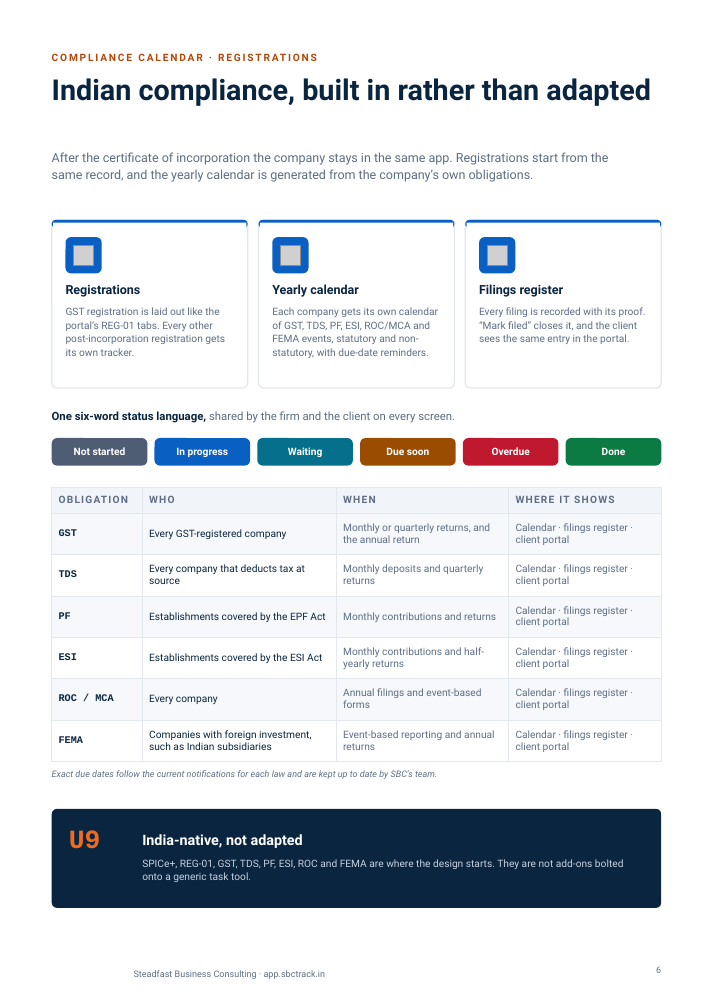
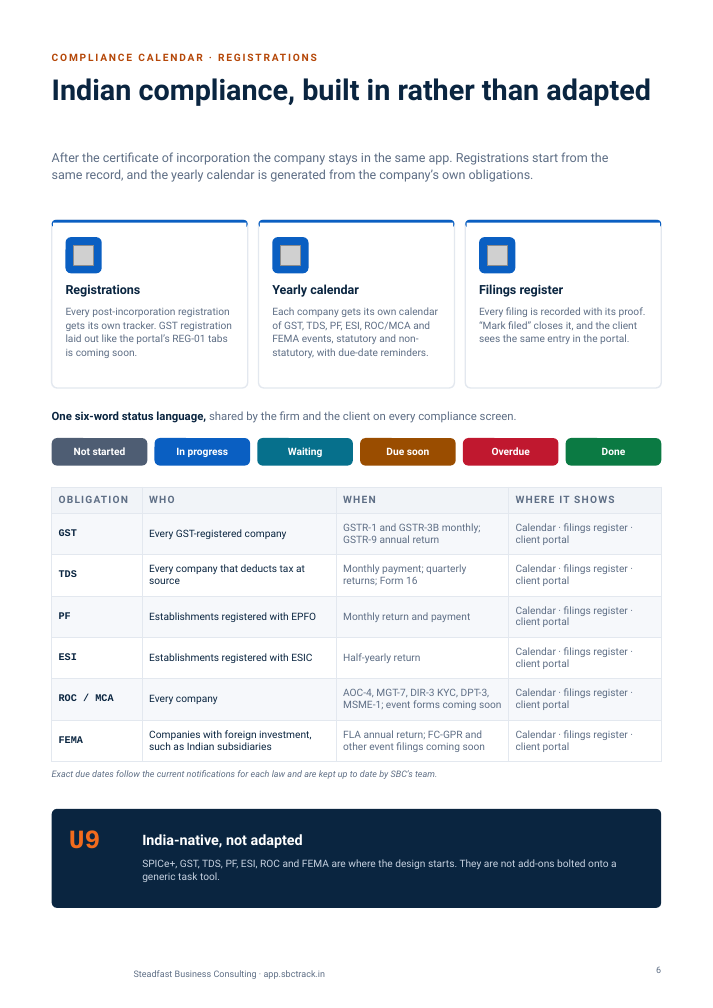
Before and after one commit to abdulfarhath7/vcfo_suite, a slide deck: slide 6 of docs/collateral/vcfo-suite/VCFO_Suite_Brochure.pptx. Drawn at 713x1008 pixels with LibreOffice and Linux fonts; fonts in the diff are those of the drawing; grey boxes stand for pictures; background and template pictures are left out. Boxes give left, top, right and bottom in pixels: in the first picture for what was removed or moved away, otherwise in the second. Text is boxed around its words. In the diff, an @@ line names an element or a change of style, - is before the commit and + after.

```diff
--- a/docs/collateral/vcfo-suite/VCFO_Suite_Brochure.pptx
+++ b/docs/collateral/vcfo-suite/VCFO_Suite_Brochure.pptx
@@ text at [66,308,232,358]: text changed @@
-GST registration is laid out like the portal’s REG-01 tabs. Every other post-incorporation registration gets its own tracker.
+Every post-incorporation registration gets its own tracker. GST registration laid out like the portal’s REG-01 tabs is coming soon.
@@ text at [52,411,517,423]: text changed @@
-One six-word status language, shared by the firm and the client on every screen.
+One six-word status language, shared by the firm and the client on every compliance screen.
@@ table at [52,487,661,756] @@
-row 2, column 3: Monthly or quarterly returns, and the annual return
+row 2, column 3: GSTR-1 and GSTR-3B monthly; GSTR-9 annual return
-row 3, column 3: Monthly deposits and quarterly returns
+row 3, column 3: Monthly payment; quarterly returns; Form 16
-row 4, column 2: Establishments covered by the EPF Act
+row 4, column 2: Establishments registered with EPFO
-row 4, column 3: Monthly contributions and returns
+row 4, column 3: Monthly return and payment
-row 5, column 2: Establishments covered by the ESI Act
+row 5, column 2: Establishments registered with ESIC
-row 5, column 3: Monthly contributions and half-yearly returns
+row 5, column 3: Half-yearly return
-row 6, column 3: Annual filings and event-based forms
+row 6, column 3: AOC-4, MGT-7, DIR-3 KYC, DPT-3, MSME-1; event forms coming soon
-row 7, column 3: Event-based reporting and annual returns
+row 7, column 3: FLA annual return; FC-GPR and other event filings coming soon
@@ text at [142,859,617,882]: text changed @@
-SPICe+, REG-01, GST, TDS, PF, ESI, ROC and FEMA are where the design starts. They are not add-ons bolted onto a generic task tool.
+SPICe+, GST, TDS, PF, ESI, ROC and FEMA are where the design starts. They are not add-ons bolted onto a generic task tool.
```
Also in this commit, not shown: 11 other slides changed, 10 other files.
